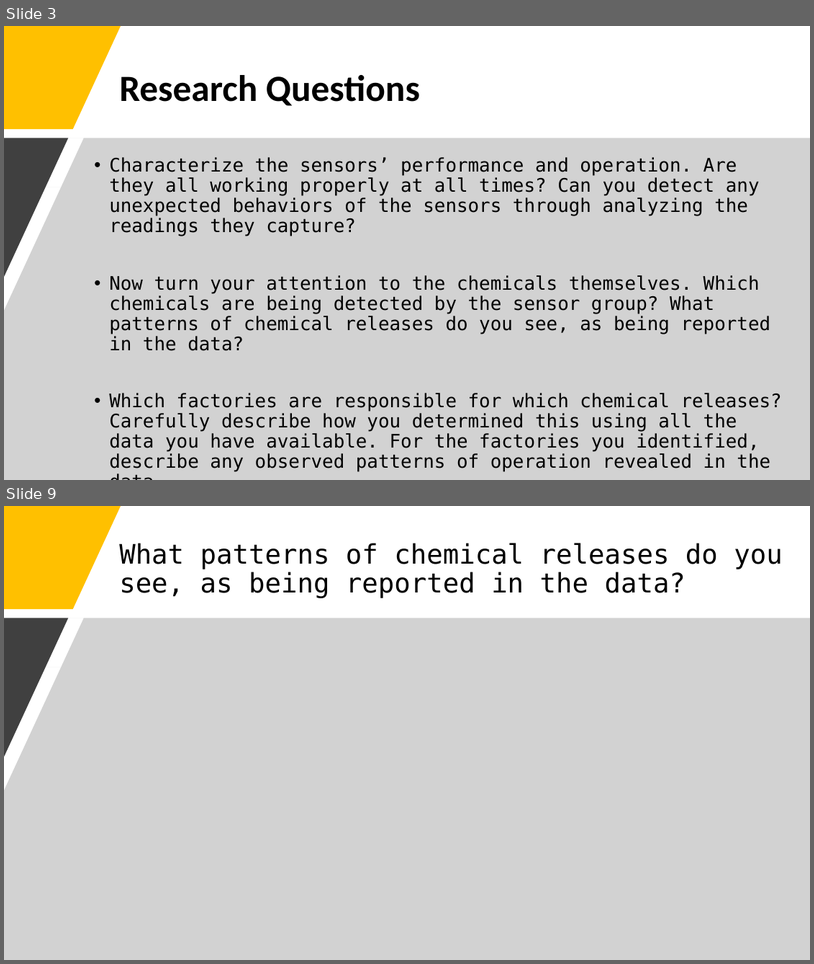
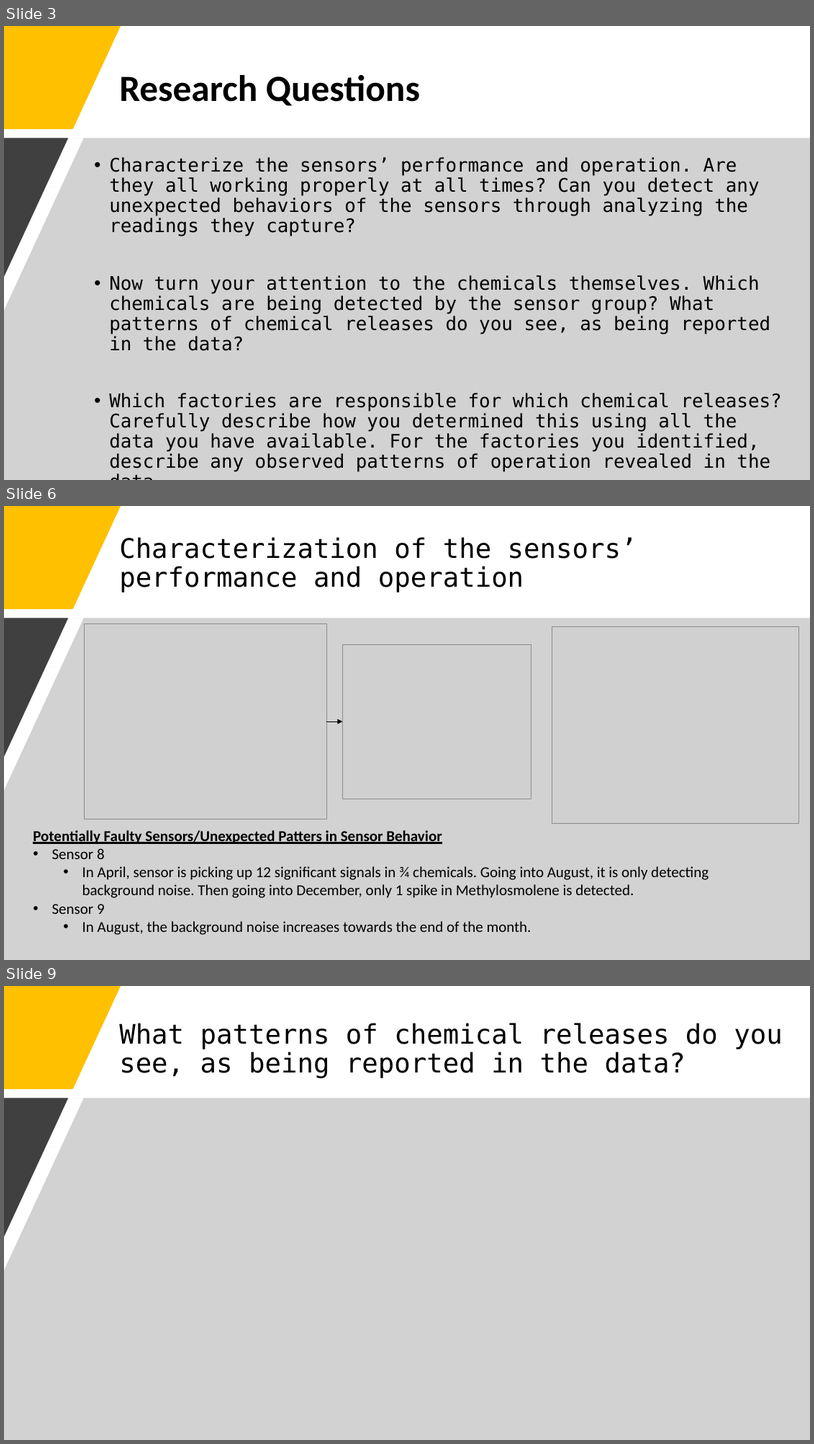
Before and after one commit to j-tice/capstone_final, a slide deck: Capstone Final Project Presentation.pptx. Shown one above the other, each under a label of ours: slides 3 and 9 before the commit, slides 3, 6 and 9 after it; the slides between them are not shown. The pictures are 814x964 and 814x1444 pixels, drawn with LibreOffice and Linux fonts; fonts in the diff are those of the drawing; grey boxes stand for pictures. Boxes give left, top, right and bottom in pixels: in the first picture for what was removed or moved away, otherwise in the second. Text is boxed around its words. In the diff, an @@ line names an element or a change of style, - is before the commit and + after.

```diff
--- a/Capstone Final Project Presentation.pptx
+++ b/Capstone Final Project Presentation.pptx
@@ slide 6 added at box(4, 506, 810, 960), background #FFFFFF @@
@@ freeform shape added at box(4, 506, 121, 609), fill #FFC000 @@
@@ title added at box(119, 537, 638, 592), 32 pt, text #000000 @@
+Characterization of the sensors’ performance and operation
@@ freeform shape added at box(4, 618, 810, 960), fill #A6A6A6 at 50% opacity @@
@@ freeform shape added at box(4, 618, 68, 757), fill #404040 @@
@@ picture added at box(85, 624, 327, 818) @@
@@ picture added at box(553, 626, 800, 823) @@
@@ picture added at box(343, 644, 532, 798) @@
@@ arrow added from (327, 721) to (343, 721), #000000 1 pt @@
@@ text added at box(33, 830, 709, 934), 18 pt, text #000000 @@
+Potentially Faulty Sensors/Unexpected Patters in Sensor Behavior
+• Sensor 8
+  • In April, sensor is picking up 12 significant signals in ¾ chemicals. Going into August, it is only detecting background noise. Then going into December, only 1 spike in Methylosmolene is detected.
+• Sensor 9
+  • In August, the background noise increases towards the end of the month.
```
Also in this commit, not shown: 2 slides changed, 2 other slides added, 2 slides removed, 2 other files.
